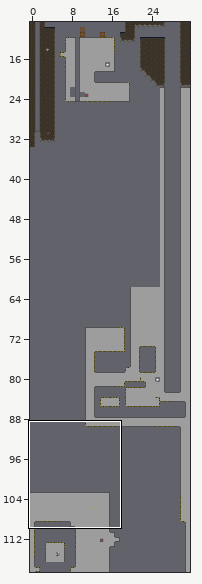
One commit to this Tiled map: assets/data/map.tmx. The picture above shows the old version from afar; the outline marks the close-up.
Close-up. Old version:
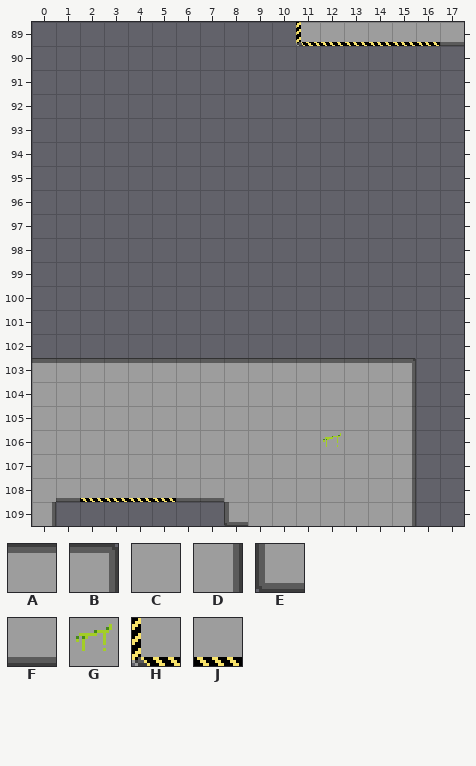
Cells are 16x16 px. Shown: x 0..17, y 89..109. The commit also changed other parts of the map, which this record leaves out.
Key: from "tileset": A 16, B 17, C 21, D 22, E 25, F 26, G 39, H 40, J 41.
_ is an empty cell.
Layers that did not change in this view are not listed.
Layer "terrain" before, first column x 0:
 89 ___________HJJJJJF
 90 __________________
 91 __________________
 92 __________________
 93 __________________
 94 __________________
 95 __________________
 96 __________________
 97 __________________
 98 __________________
 99 __________________
100 __________________
101 __________________
102 __________________
103 AAAAAAAAAAAAAAAB__
104 CCCCCCCCCCCCCCCD__
105 CCCCCCCCCCCCCCCD__
106 CCCCCCCCCCCCGCCD__
107 CCCCCCCCCCCCCCCD__
108 CFJJJJFFCCCCCCCD__
109 D_______ECCCCCCD__
And afterwards:
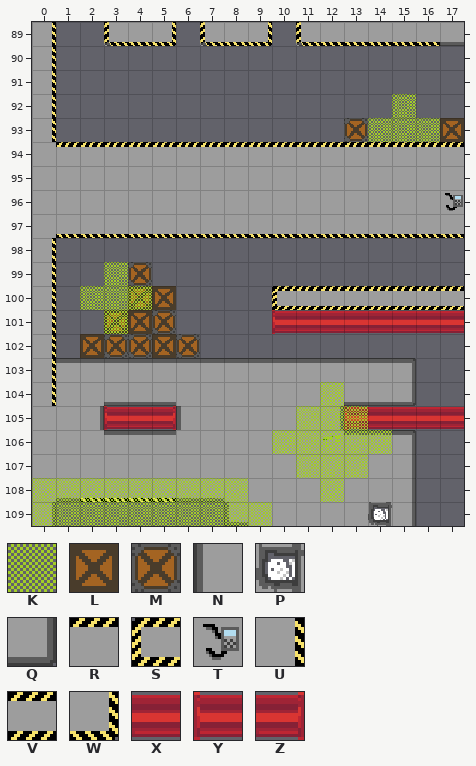
Further tiles: from "decals": K 2; from "tileset": L 18, M 19, N 20, P 24, Q 27, R 31, S 33, T 36, U 37, V 38, W 42, X 47, Y 50, Z 52.
Tiles of an added or newly shown layer are drawn over the layers below it.
Diff:
Changed rows in their new state; . is an unchanged cell.
Layer "terrain":
first column x 0:
 89 U..HJW.HJW........
 90 U.................
 91 U.................
 92 U.................
 93 U............M...L
 94 CRRRRRRRRRRRRRRRRR
 95 CCCCCCCCCCCCCCCCCC
 96 CCCCCCCCCCCCCCCCCT
 97 CJJJJJJJJJJJJJJJJJ
 98 U.................
 99 U...M.............
100 U...LL....SVVVVVVV
101 U..LLM....YXXXXXXX
102 U.LMMLM...........
103 U.................
104 U..FFF.......FFQ..
105 ..DYXZN.....DYXXXX
106 ...AAA.......AAB..
109 ..............P...
Layer "light" (now shown):
first column x 14:
 92 .K.
 93 KKK
first column x 0:
 99 ...K...........
100 ..KKK..........
101 ...K...........
104 ............K..
105 ...........KKK.
106 ..........KKKKK
107 ...........KKK.
108 KKKKKKKKK...K..
109 KKKKKKKKKK.....
